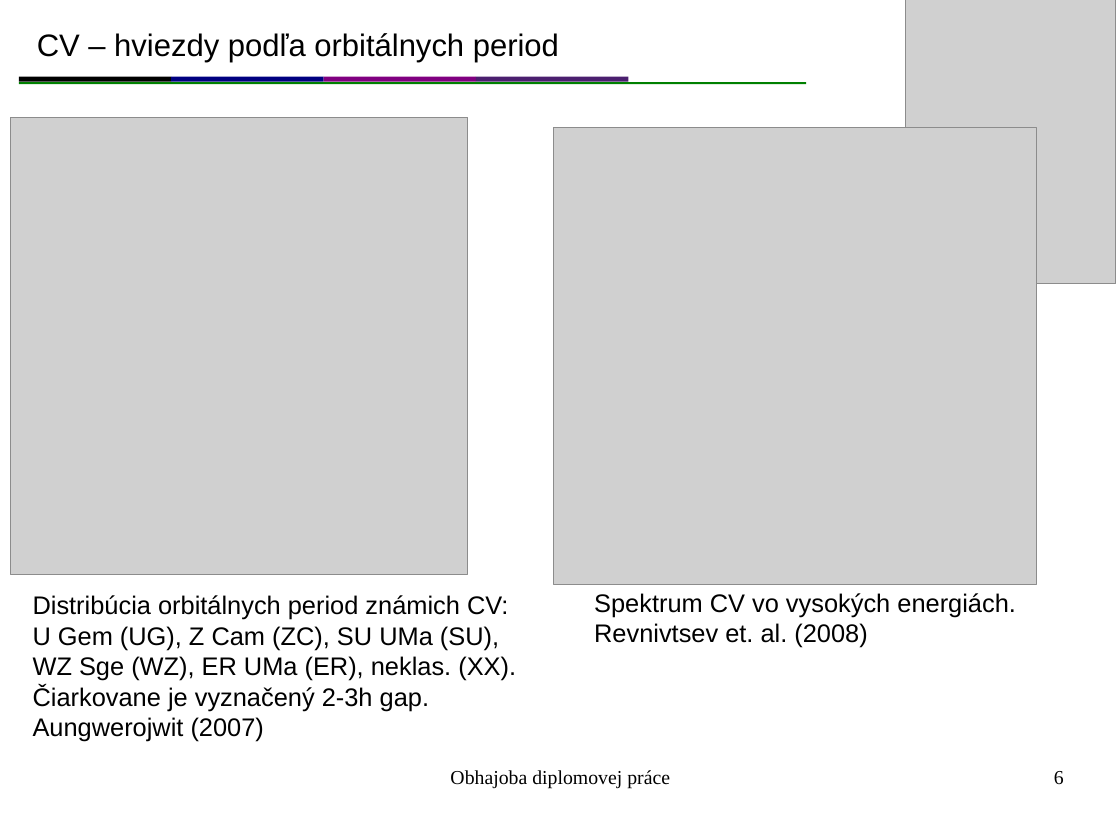
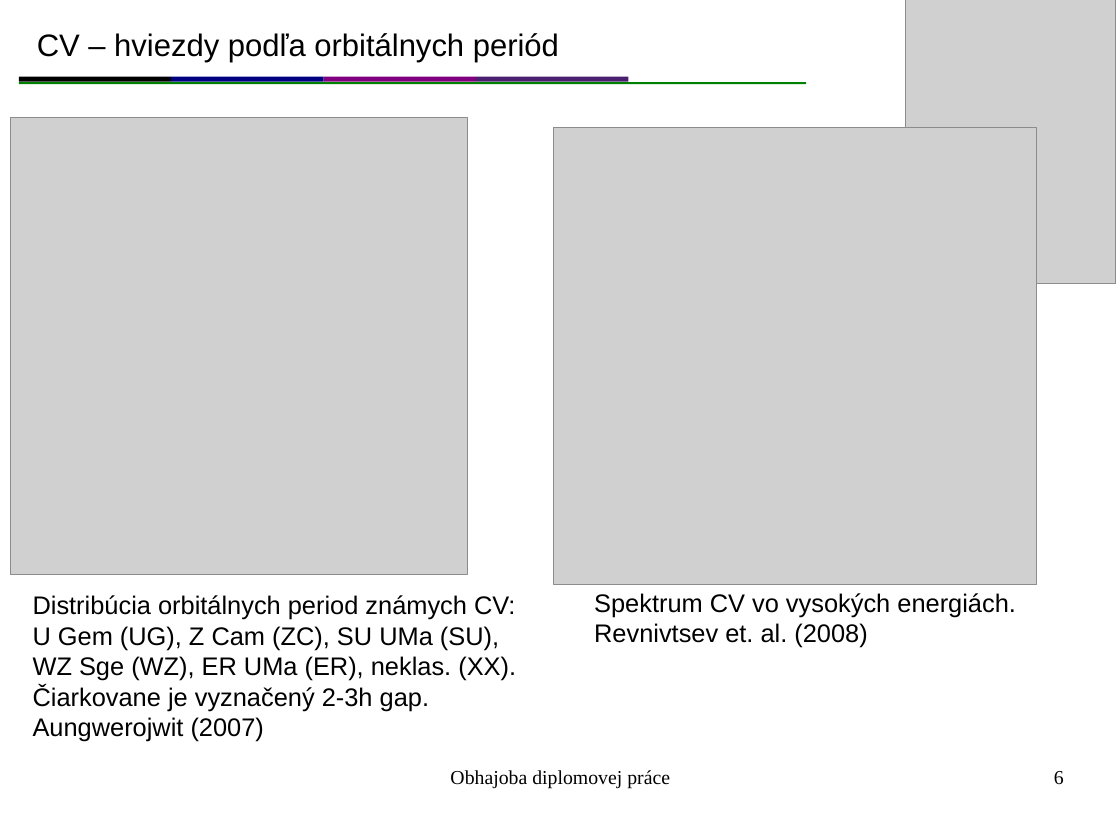
Before and after one commit to mkocka/dipl, a slide deck: slide 6 of obhajoba/obhajoba.odp. Drawn at 1120x840 pixels with LibreOffice and Linux fonts; fonts in the diff are those of the drawing; grey boxes stand for pictures. Boxes give left, top, right and bottom in pixels: in the first picture for what was removed or moved away, otherwise in the second. Text is boxed around its words. In the diff, an @@ line names an element or a change of style, - is before the commit and + after.

```diff
--- a/obhajoba/obhajoba.odp
+++ b/obhajoba/obhajoba.odp
@@ text at [37, 33, 559, 62]: text changed @@
-CV – hviezdy podľa orbitálnych period
+CV – hviezdy podľa orbitálnych periód
@@ text at [33, 595, 515, 620]: text changed @@
-Distribúcia orbitálnych period známich CV:
+Distribúcia orbitálnych period známych CV:
```
Also in this commit, not shown: 4 other slides changed, 1 other file.
